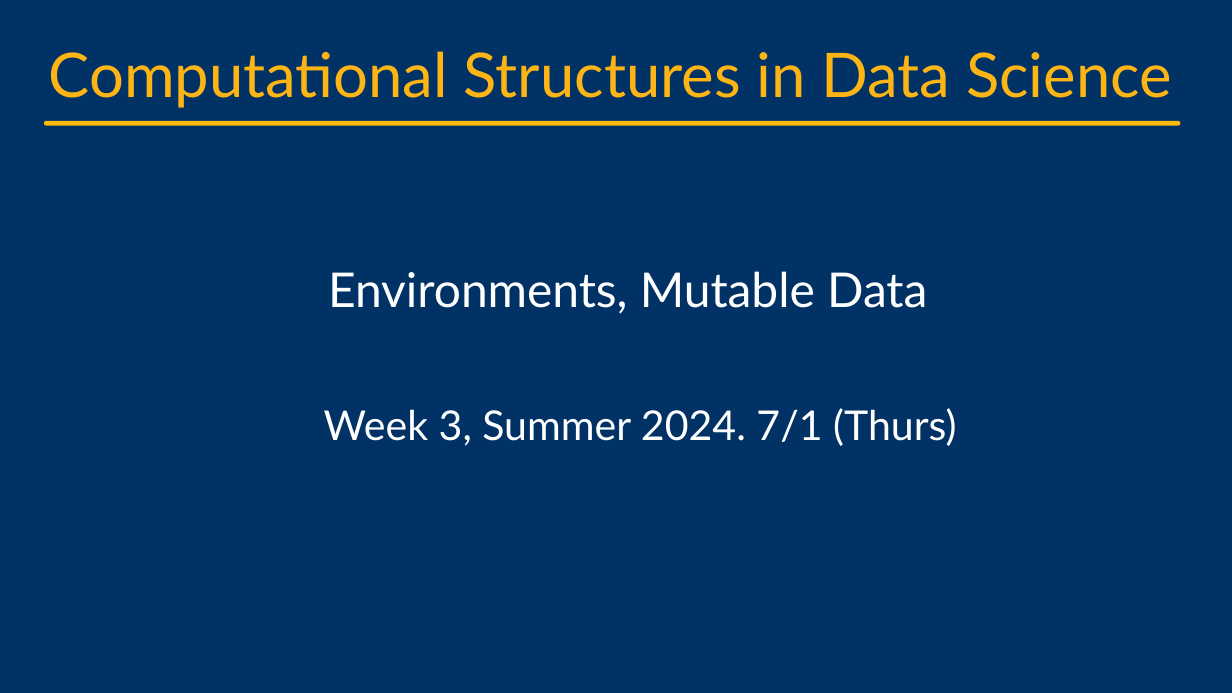
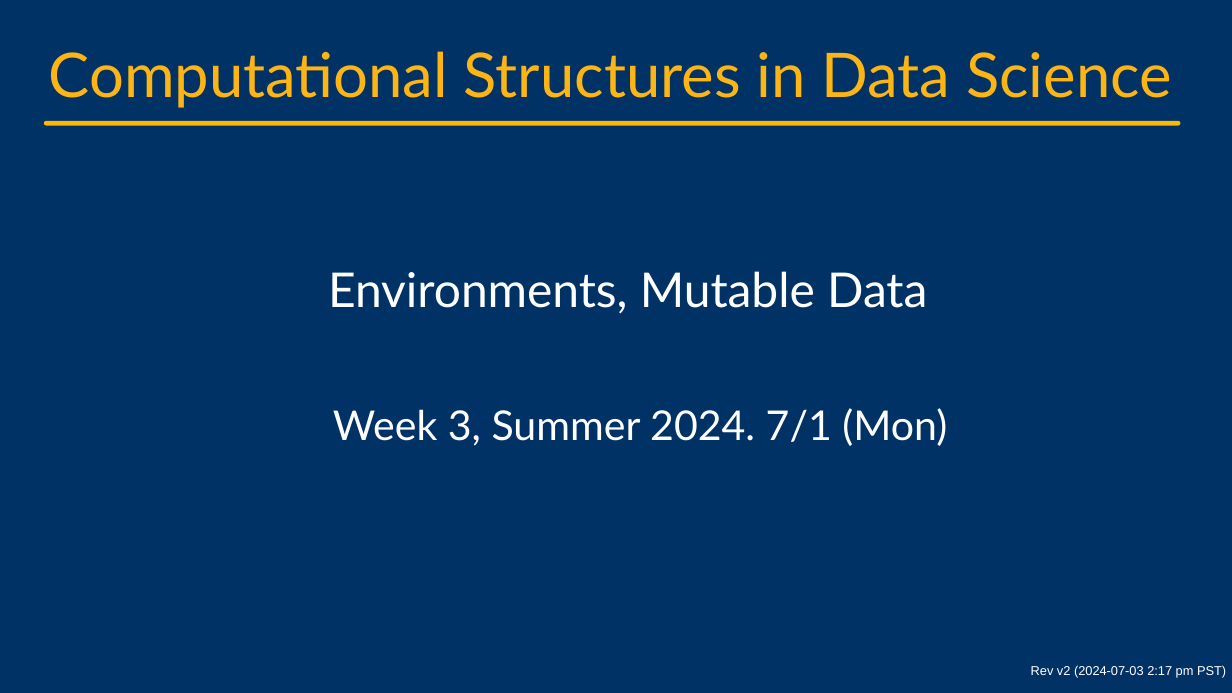
Before and after one commit to cs88-website/su24, a slide deck: slide 1 of assets/slides/su24/08-Environments_Mutable_Data.pptx. Drawn at 1232x693 pixels with LibreOffice and Linux fonts; fonts in the diff are those of the drawing; background and template pictures are left out. Boxes give left, top, right and bottom in pixels: in the first picture for what was removed or moved away, otherwise in the second. Text is boxed around its words. In the diff, an @@ line names an element or a change of style, - is before the commit and + after.

```diff
--- a/assets/slides/su24/08-Environments_Mutable_Data.pptx
+++ b/assets/slides/su24/08-Environments_Mutable_Data.pptx
@@ subtitle at (333, 408, 947, 446): text changed @@
-Week 3, Summer 2024. 7/1 (Thurs)
+Week 3, Summer 2024. 7/1 (Mon)
@@ text added at (1031, 665, 1226, 677), 10 pt, text #FFFFFF @@
+Rev v2 (2024-07-03 2:17 pm PST)
```
Also in this commit, not shown: 1 other slide changed, 13 slides removed, 3 other files.
